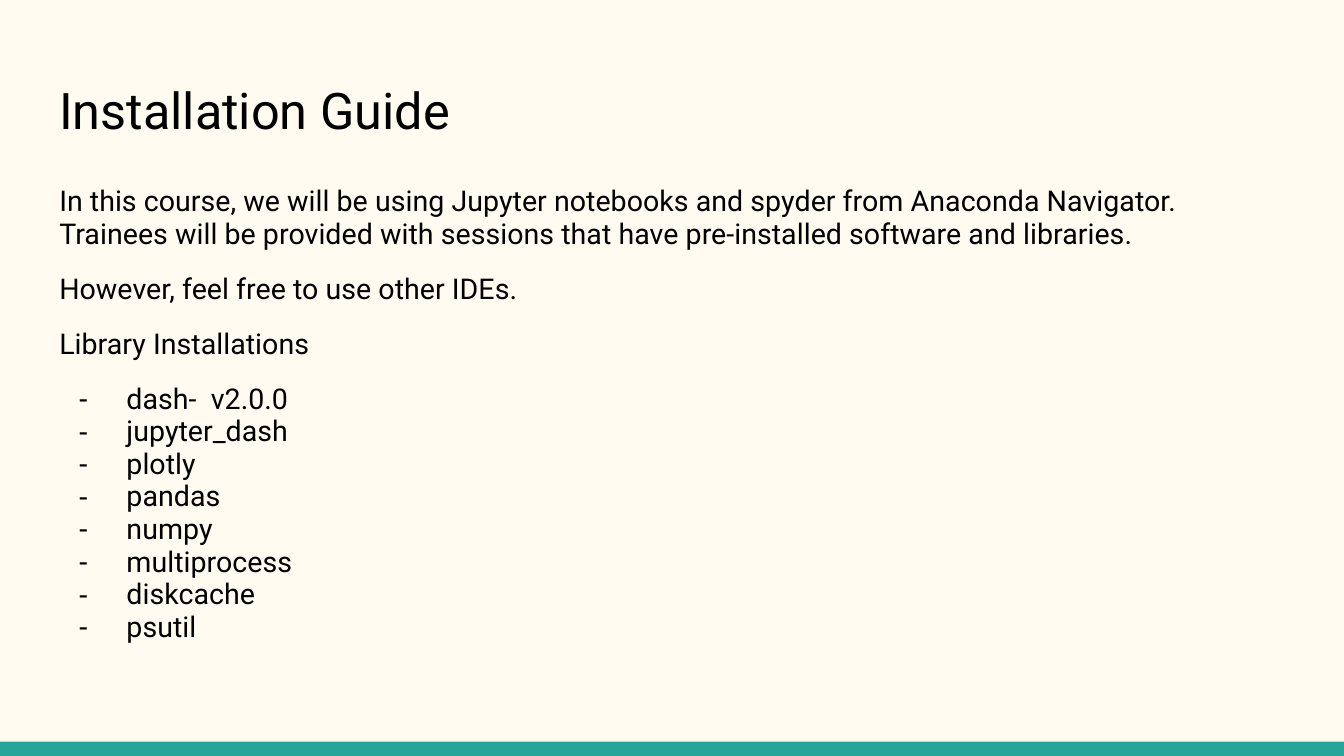
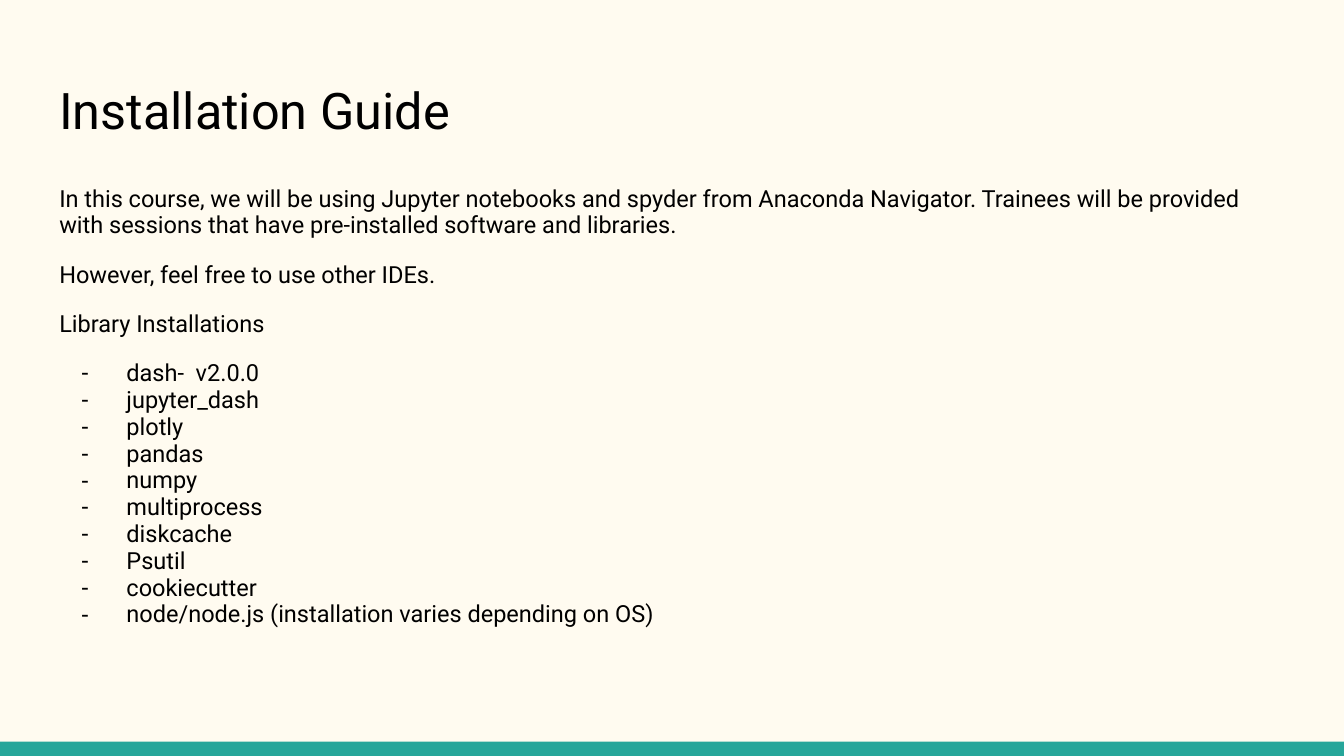
Before and after one commit to KritikaVersha/Plotly_Dash_Training, a slide deck: slide 5 of plotly-dash-training/Python with Plotly and Dash.pptx (slide 3 before the commit). Drawn at 1344x756 pixels with LibreOffice and Linux fonts; fonts in the diff are those of the drawing. Boxes give left, top, right and bottom in pixels: in the first picture for what was removed or moved away, otherwise in the second. Text is boxed around its words. In the diff, an @@ line names an element or a change of style, - is before the commit and + after.

```diff
--- a/plotly-dash-training/Python with Plotly and Dash.pptx
+++ b/plotly-dash-training/Python with Plotly and Dash.pptx
@@ text at bbox=[59, 189, 1239, 543]: size 15.3 to 12.6 pt in "In this course, we will be using ...", "However, feel free to use other IDEs.", "Library Installations", "dash- v2.0.0" and 6 more places; indent changed @@
@@ text at bbox=[126, 551, 653, 627]: text changed; size 15.3 to 12.6 pt @@
-– psutil
+– Psutil
+– cookiecutter
+– node/node.js (installation varies depending on OS)
```
Also in this commit, not shown: 7 other slides changed, 16 slides added.
